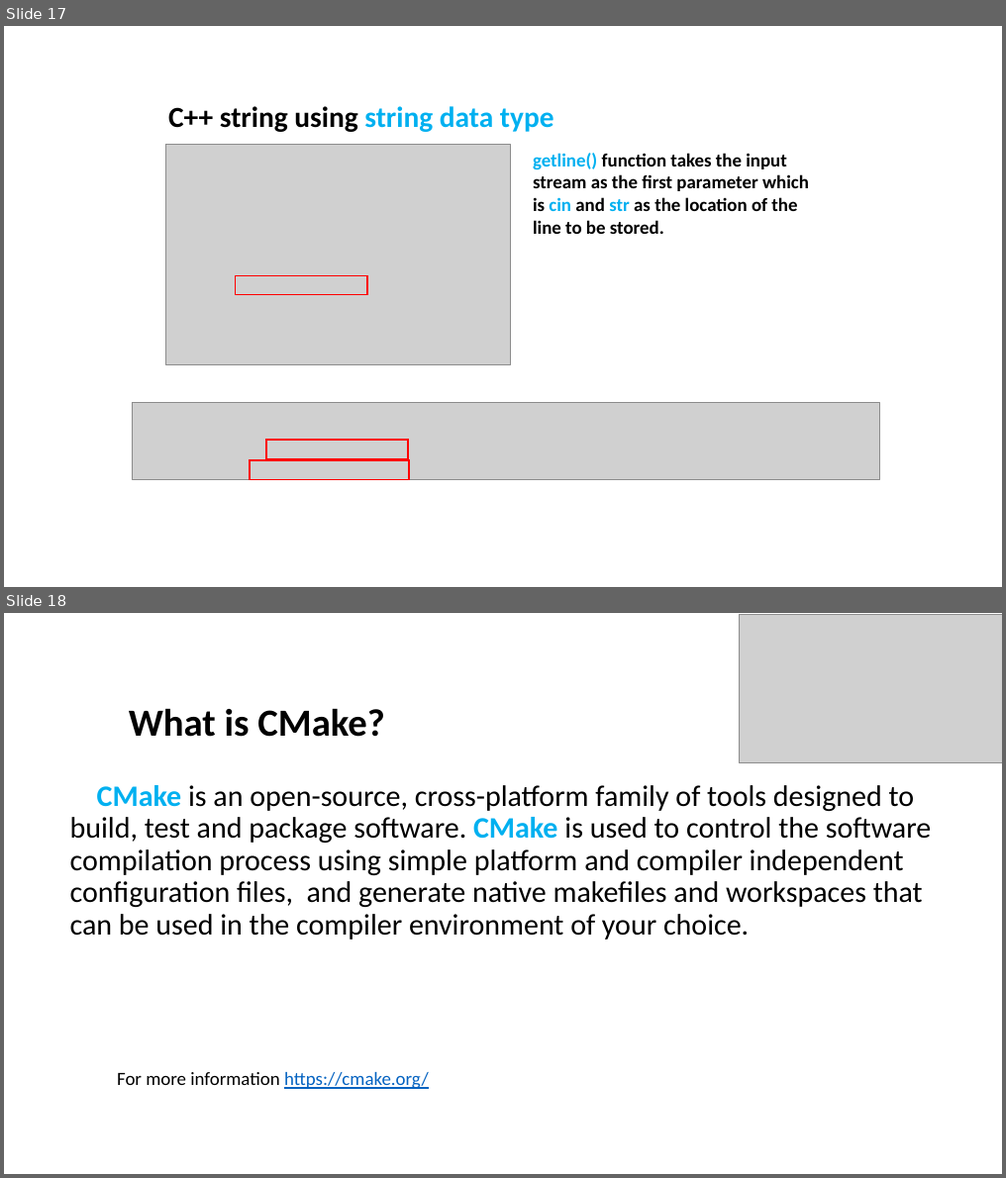
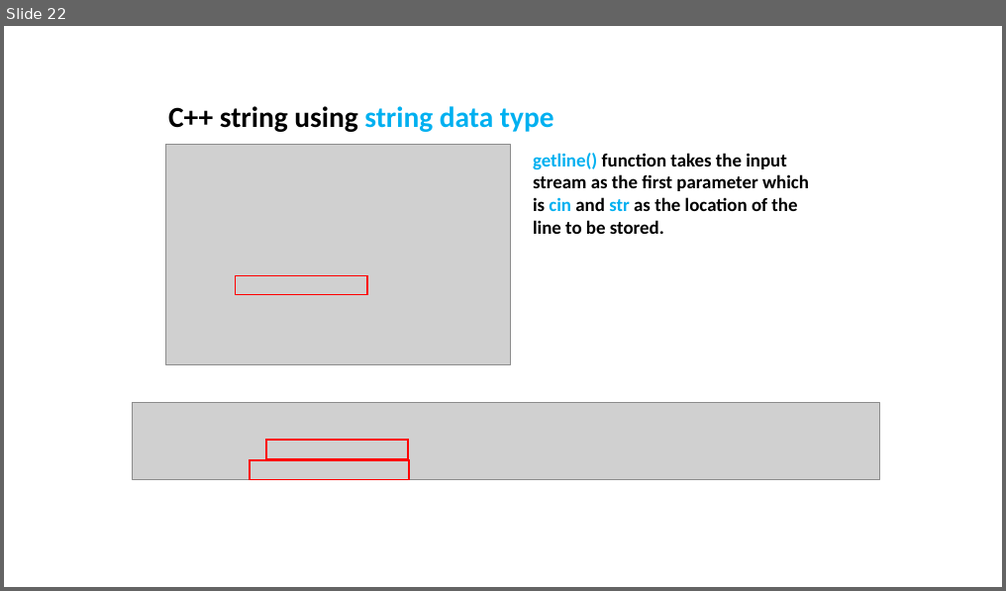
Before and after one commit to ShiqiYu/CPP, a slide deck: week04/Lab04.pptx. Shown one above the other, each under a label of ours: slides 17 and 18 before the commit, slide 22 after it. The pictures are 1006x1178 and 1006x591 pixels, drawn with LibreOffice and Linux fonts; fonts in the diff are those of the drawing; grey boxes stand for pictures; background and template pictures are left out. Boxes give left, top, right and bottom in pixels: in the first picture for what was removed or moved away, otherwise in the second. Text is boxed around its words. In the diff, an @@ line names an element or a change of style, - is before the commit and + after.

```diff
--- a/week04/Lab04.pptx
+++ b/week04/Lab04.pptx
@@ slide 18 removed at <box>4,613,1002,1174</box>, background #FFFFFF @@
@@ picture removed at <box>740,614,1002,762</box> @@
@@ text removed at <box>129,708,385,737</box> @@
-What is CMake?
@@ text removed at <box>70,785,931,940</box> @@
-  CMake is an open-source, cross-platform family of tools designed to build, test and package software. CMake is used to control the software compilation process using simple platform and compiler independent configuration files, and generate native makefiles and workspaces that can be used in the compiler environment of your choice.
@@ text removed at <box>117,1072,429,1089</box> @@
-For more information https://cmake.org/
@@ what was slide 17 is now slide 22 @@
```
Also in this commit, not shown: 3 slides changed, 16 slides added, 21 other slides removed.
